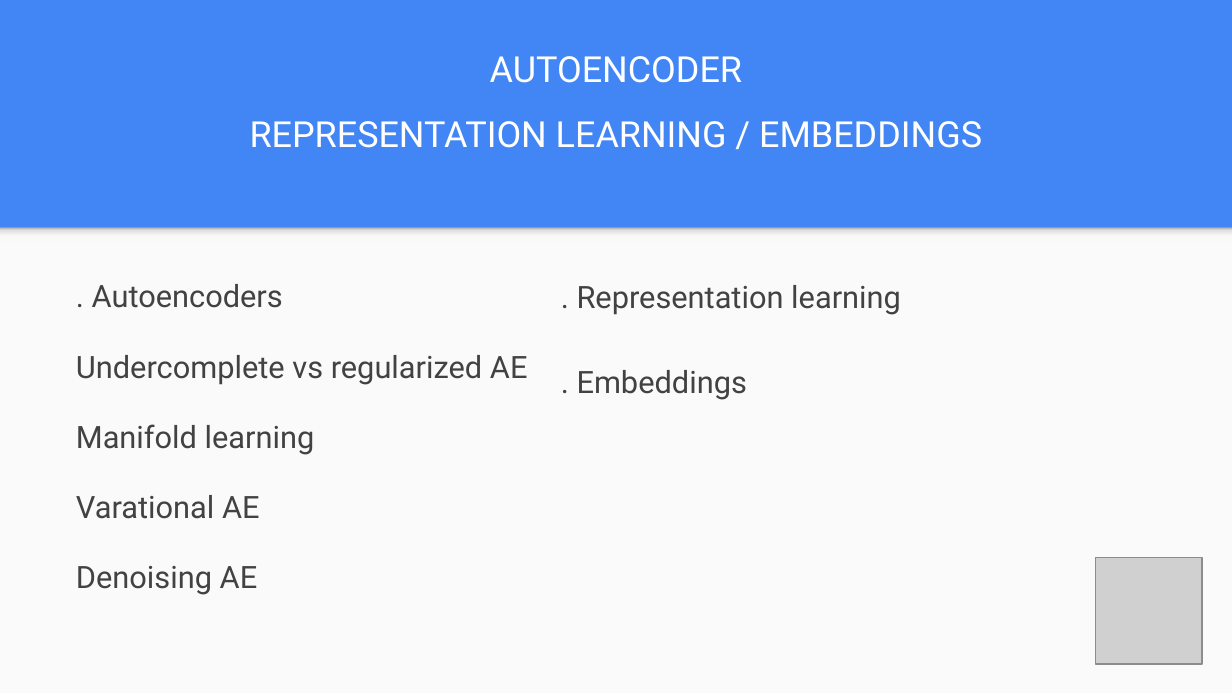
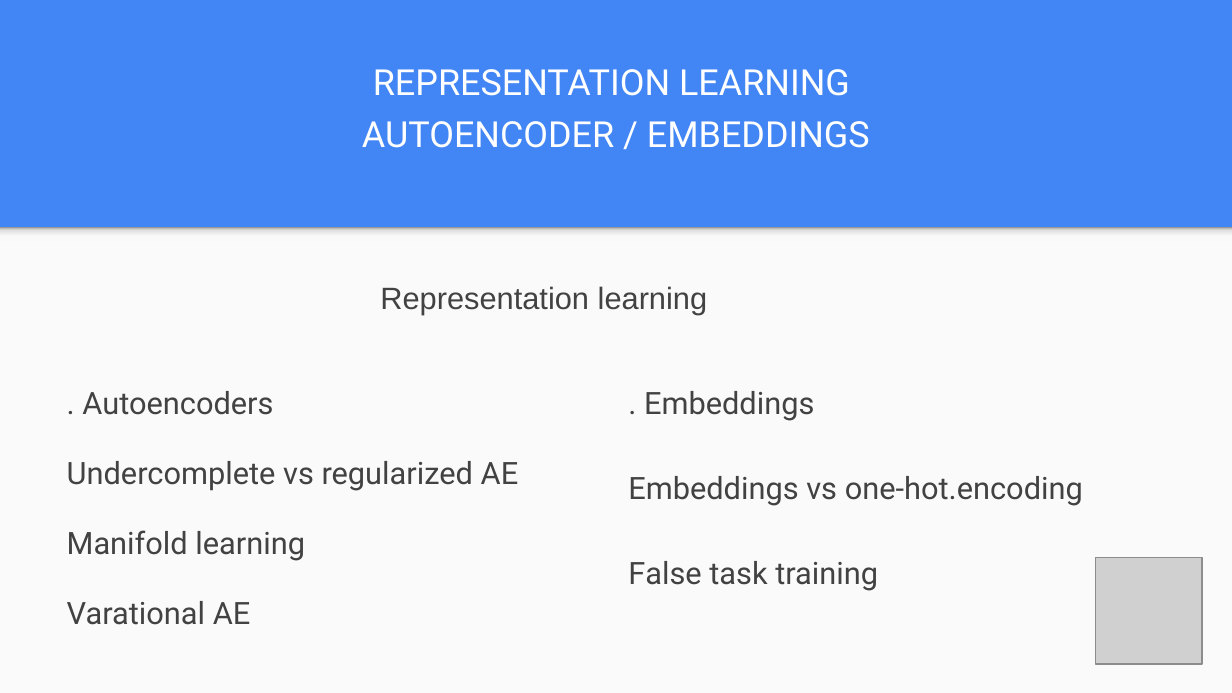
Before and after one commit to FIUBA-Posgrado-Inteligencia-Artificial/aprendizaje_profundo, a slide deck: slide 2 of clase_7/teoria/Clase_7.pptx. Drawn at 1232x693 pixels with LibreOffice and Linux fonts; fonts in the diff are those of the drawing; grey boxes stand for pictures. Boxes give left, top, right and bottom in pixels: in the first picture for what was removed or moved away, otherwise in the second. Text is boxed around its words. In the diff, an @@ line names an element or a change of style, - is before the commit and + after.

```diff
--- a/clase_7/teoria/Clase_7.pptx
+++ b/clase_7/teoria/Clase_7.pptx
@@ title at [362,69,870,148]: text changed @@
-AUTOENCODER
-REPRESENTATION LEARNING / EMBEDDINGS
+REPRESENTATION LEARNING
+AUTOENCODER / EMBEDDINGS
@@ text added at [380,286,708,315], 18 pt, text #424242 @@
+Representation learning
@@ text at [577,285,901,315]: paragraph removed @@
-. Representation learning
@@ text ". Autoencoders": place and size @@
-text ". Autoencoders" at [76,284,528,595]
+text ". Autoencoders" at [67,391,519,625]
@@ text ". Embeddings": place and size @@
-text ". Embeddings" at [577,285,901,400]
+text ". Embeddings" at [628,391,1083,591]
@@ text at [628,476,1083,591]: paragraphs added @@
+Embeddings vs one-hot.encoding
+False task training
@@ text at [76,566,258,595]: paragraph removed @@
-Denoising AE
```
Also in this commit, not shown: 12 other slides changed, 2 slides added, 6 other files.
